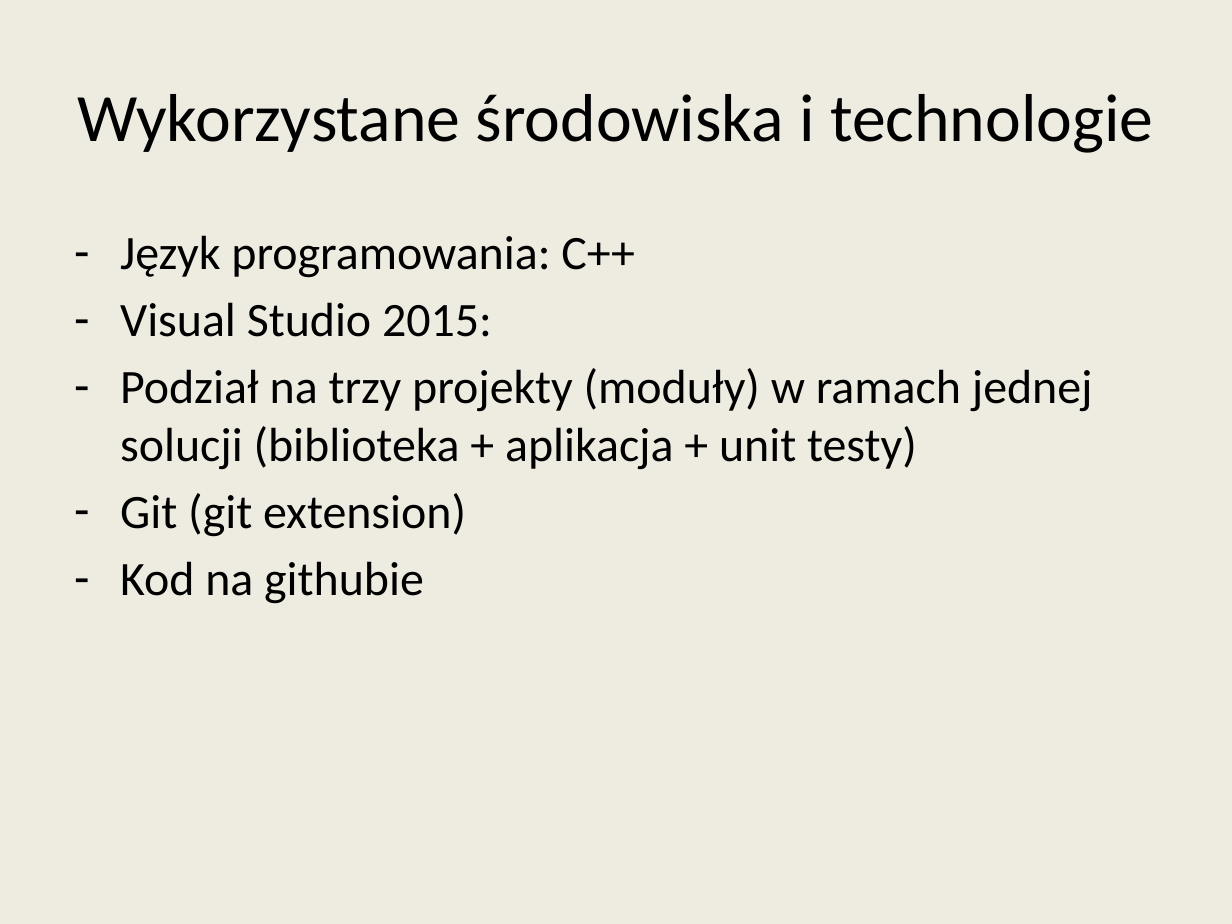
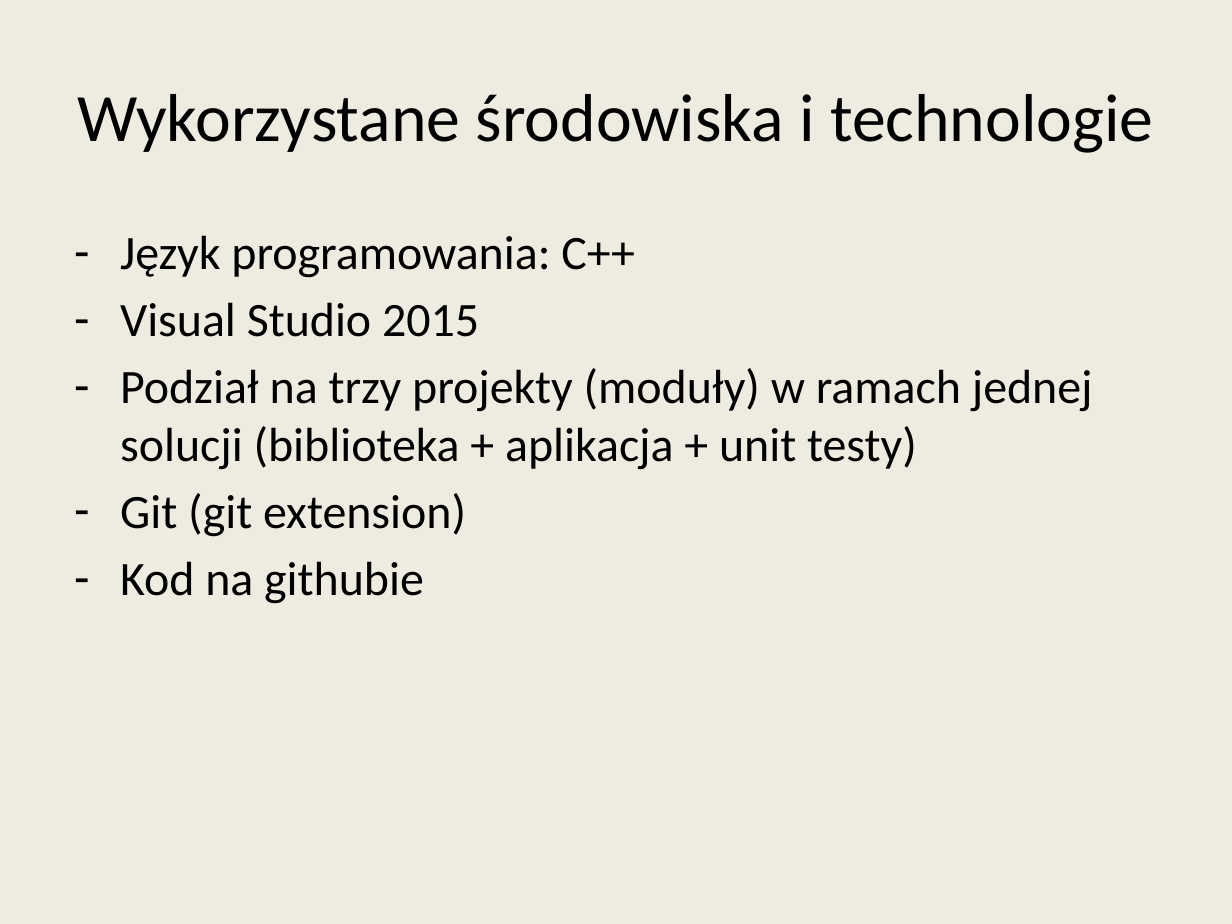
Before and after one commit to wojtekpas/PracaMagisterska, a slide deck: slide 10 of Praca/Seminarium/seminarium_prez2_last.pptx. Drawn at 1232x924 pixels with LibreOffice and Linux fonts; fonts in the diff are those of the drawing. Boxes give left, top, right and bottom in pixels: in the first picture for what was removed or moved away, otherwise in the second. Text is boxed around its words. In the diff, an @@ line names an element or a change of style, - is before the commit and + after.

```diff
--- a/Praca/Seminarium/seminarium_prez2_last.pptx
+++ b/Praca/Seminarium/seminarium_prez2_last.pptx
@@ text at bbox=[120, 302, 479, 337]: text changed @@
-– Visual Studio 2015:
+– Visual Studio 2015
```
Also in this commit, not shown: 1 other slide changed, 2 other files.
